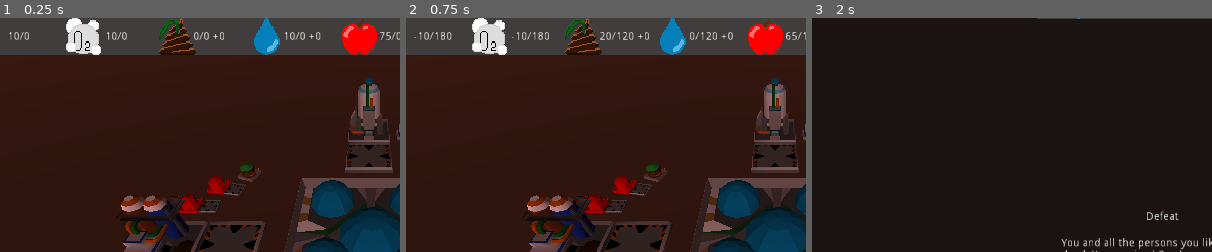
Above: before the commit, frames 1-3 (left to right).
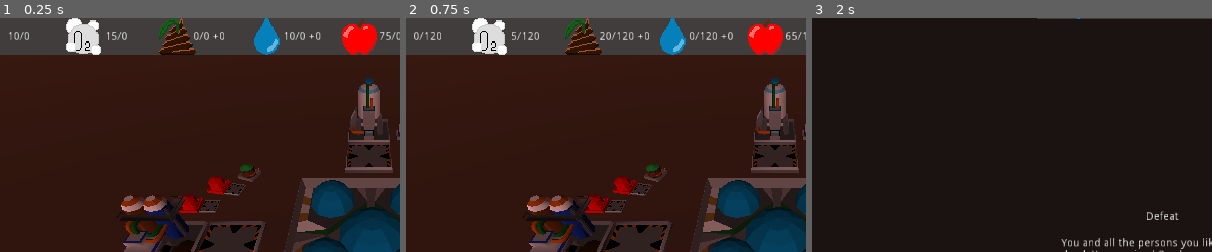
Above: after the commit, the same moments.

Repository: AngryCyboot/LD52
Game: Godot game, scene res://Scènes/Scene principale.tscn
Same seed, same stepped clock (60 frames per second), same inputs: the game is played once before the commit and once after it.
Inputs (mouse positions are % of the whole screen's width and height, from its top left):
- Up to frame 1 (0.25 s): no input
- Up to frame 2 (0.75 s): click (91, 91) at 0.5 s
- Up to frame 3 (2 s): tap Enter at 1.25 s; move the mouse to (72, 45) at 1.27 s; hold D from 1.28 s (still down); tap I at 1.35 s; click (72, 45) at 1.42 s
The pictures show only the part of the screen within x 4-54%, y 0-50%; the shares and areas given below are measured in that part.

The runs differ from the first frame. In frame 1, less than 0.1% of the frame differs, in the area x 28-30%, y 5-10%; in frame 2, 0.4%, in the area x 2-36%, y 5-10%; in frame 3, nothing differs.

Commit message:
Fix ? supposedly ... ?

Diff:
--- a/GodotFiles/scripts/Scene principale.gd
+++ b/GodotFiles/scripts/Scene principale.gd
@@ -9,7 +9,7 @@
 
 export var food = [75,0,0,0]
 export var energy = [10,0,0,0]
-export var oxy = [10,0,0,0]
+export var oxy = [15,0,0,0]
 export var water = [10,0,0,0,0]
 export var shit = [0,0,0,0,0]
 var allTheThings
